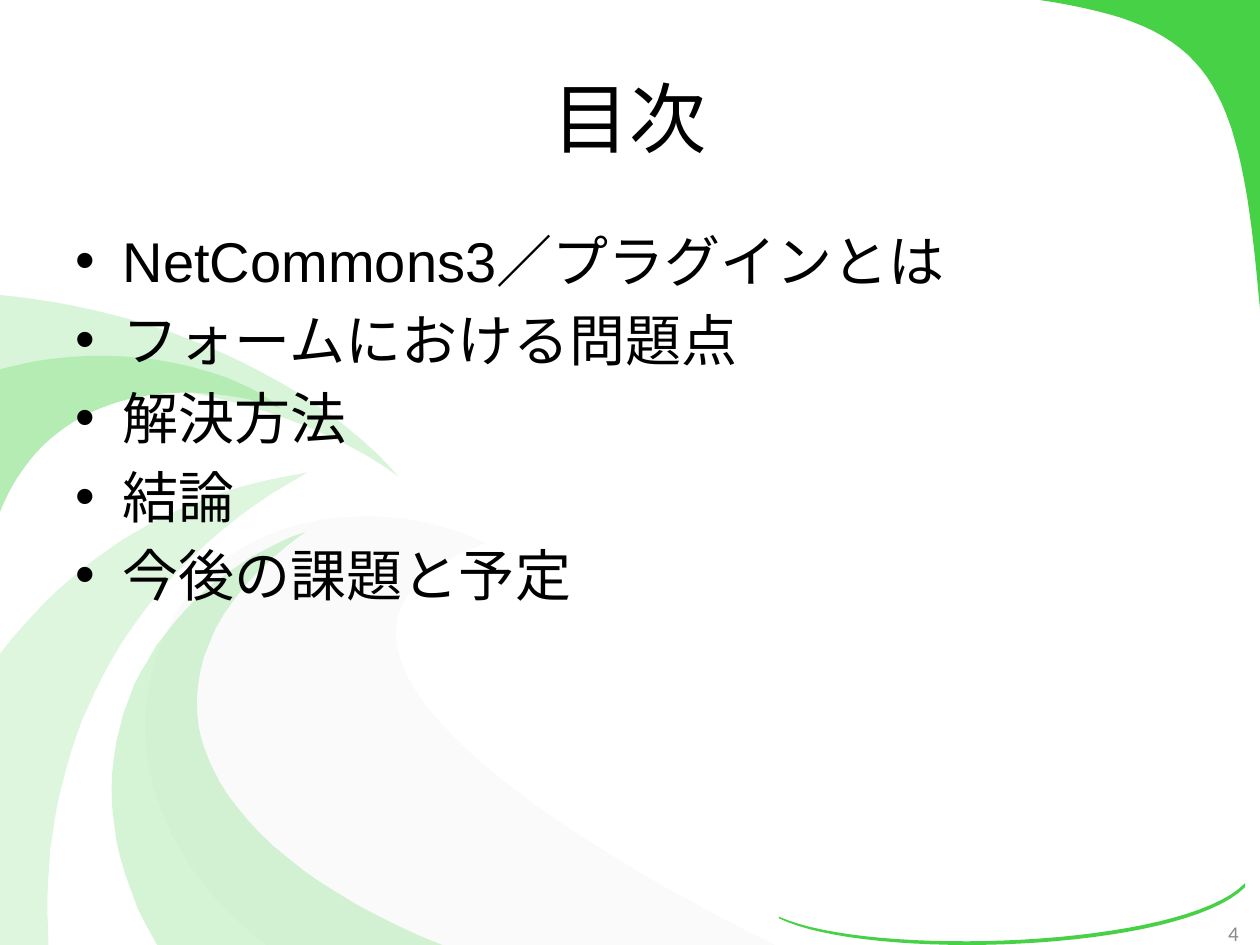
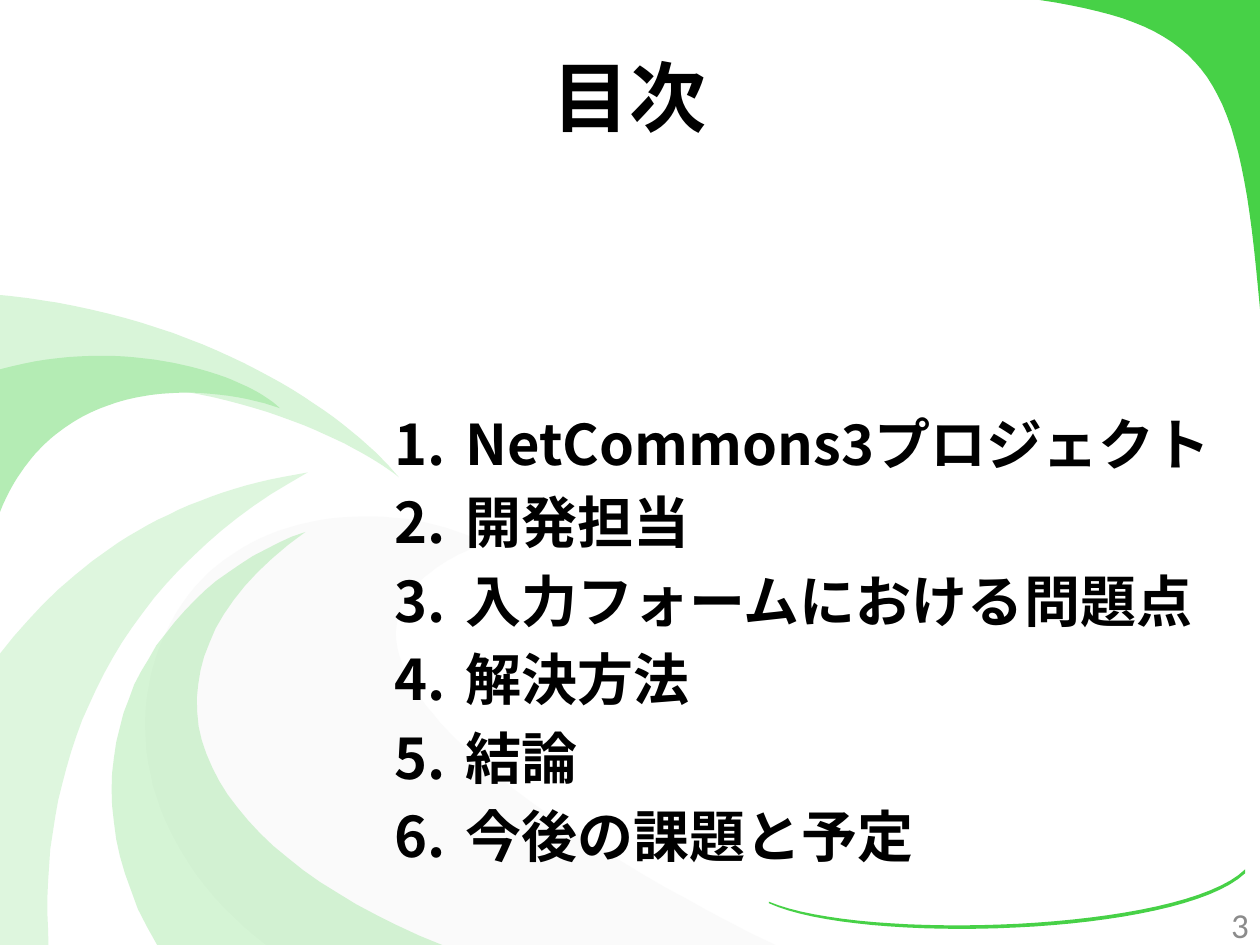
Before and after one commit to kotaro0717/Report-Management, a slide deck: slide 3 of PowerPoint/report_hokada.pptx (slide 4 before the commit). Drawn at 1260x945 pixels with LibreOffice and Linux fonts; fonts in the diff are those of the drawing. Boxes give left, top, right and bottom in pixels: in the first picture for what was removed or moved away, otherwise in the second. Text is boxed around its words. In the diff, an @@ line names an element or a change of style, - is before the commit and + after.

```diff
--- a/PowerPoint/report_hokada.pptx
+++ b/PowerPoint/report_hokada.pptx
@@ title "目次": place and size @@
-title "目次" at box(553, 82, 707, 153)
+title "目次" at box(553, 61, 707, 133)
@@ title "目次" at box(553, 61, 707, 133): bold on @@
@@ text "NetCommons3プロジェクト": place and size @@
-text "NetCommons3プロジェクト" at box(123, 238, 945, 601)
+text "NetCommons3プロジェクト" at box(465, 417, 1210, 862)
@@ text at box(465, 417, 1210, 627): text changed; font Arial to Noto Sans CJK JP; bold on @@
-• NetCommons3／プラグインとは
-• フォームにおける問題点
+1. NetCommons3プロジェクト
+2. 開発担当
+3. 入力フォームにおける問題点
@@ text at box(465, 652, 913, 862): font Arial to Noto Sans CJK JP, bold on in "解決方法", "結論", "今後の課題と予定"; bullet • to 1. @@
@@ freeform shape: place and size @@
-freeform shape at box(779, 883, 1245, 945)
+freeform shape at box(769, 869, 1245, 929)
@@ page number at box(1231, 915, 1249, 938): text changed; size 12 to 20 pt @@
-4
+3
```
Also in this commit, not shown: 25 other slides changed, 6 slides added, 1 slide removed.
